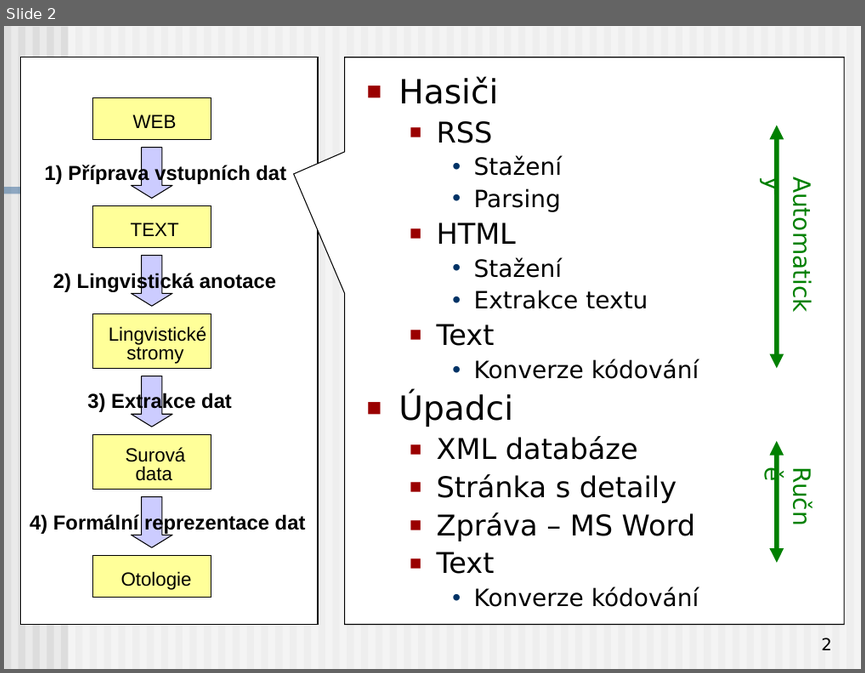
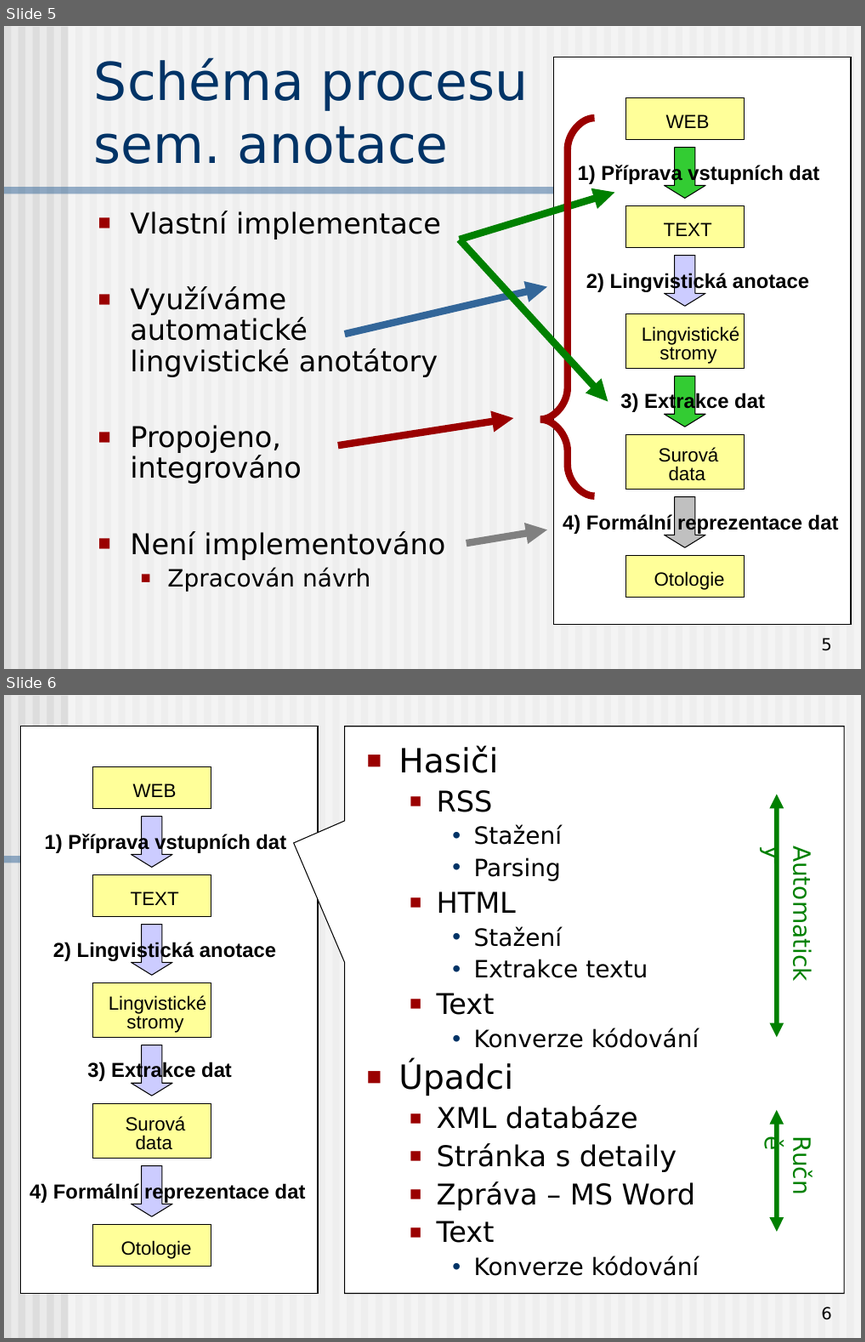
Before and after one commit to BackupTheBerlios/czsem-svn, a slide deck: trunk/docs/Presentation/dedek_czsem_obhajoba.ppt. Shown one above the other, each under a label of ours: slide 2 before the commit, slides 5 and 6 after it. The pictures are 865x673 and 865x1342 pixels, drawn with LibreOffice and Linux fonts; fonts in the diff are those of the drawing. Boxes give left, top, right and bottom in pixels: in the first picture for what was removed or moved away, otherwise in the second. Text is boxed around its words. In the diff, an @@ line names an element or a change of style, - is before the commit and + after.

```diff
--- a/trunk/docs/Presentation/dedek_czsem_obhajoba.ppt
+++ b/trunk/docs/Presentation/dedek_czsem_obhajoba.ppt
@@ slide 5 added at [4,26,861,669], background #EAEAEA; not listed: 62 template elements that a slide beside it also shows @@
@@ title added at [94,57,528,164], 44 pt, text #003366 @@
+Schéma procesu
+sem. anotace
@@ rectangle added at [554,57,851,624], fill #FFFFFF, outline #000000 0.74 pt @@
@@ freeform shape added at [540,118,595,495], outline #9A0000 6.01 pt @@
@@ arrow added from (459, 239) to (615, 193), #008000 6.01 pt @@
@@ text added at [130,210,445,591], 24 pt, text #000000 @@
+■ Vlastní implementace
+■ Využíváme automatické lingvistické anotátory
+■ Propojeno, integrováno
+■ Není implementováno
+  ■ Zpracován návrh
@@ arrow added from (459, 239) to (608, 402), #008000 6.01 pt @@
@@ arrow added from (345, 334) to (547, 286), #336699 6.01 pt @@
@@ arrow added from (338, 445) to (513, 418), #9A0000 6.01 pt @@
@@ arrow added from (466, 543) to (547, 530), #808080 6.01 pt @@
@@ group added at [562,98,839,596]: 11 texts, 9 freeform shapes, 5 rectangles @@
+WEB
+TEXT
+Lingvistické
+stromy
+Surová
+data
+Otologie
+1) Příprava vstupních dat
+2) Lingvistická anotace
+3) Extrakce dat
+4) Formální reprezentace dat
@@ page number added at [821,637,831,651], 14 pt, text #000000 @@
+5
@@ what was slide 2 is now slide 6 @@
@@ page number at [821,1306,831,1320]: text changed @@
-2
+6
```
Also in this commit, not shown: 3 slides changed, 18 other slides added, 2 slides removed.
